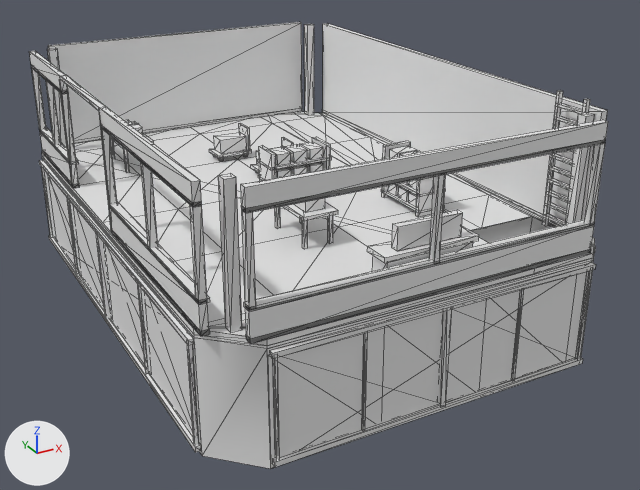
The OBJ model cloudbreak-array-r4/assets/tower-l-1.obj, before and after one commit.
Both versions are drawn from a camera (50 mm lens) standing at (-10.03, -20.32, 8.28) and looking at (0.56, -1.07, -1.34). The axes (+X, +Y, +Z) are drawn at lower left. The lights are the same throughout. The first picture is the older version. Mesh edges are drawn as thin lines. Where no turn or scale is listed for an object, it has been applied to the vertices.

In view in the first picture: 'tower-l-1'.
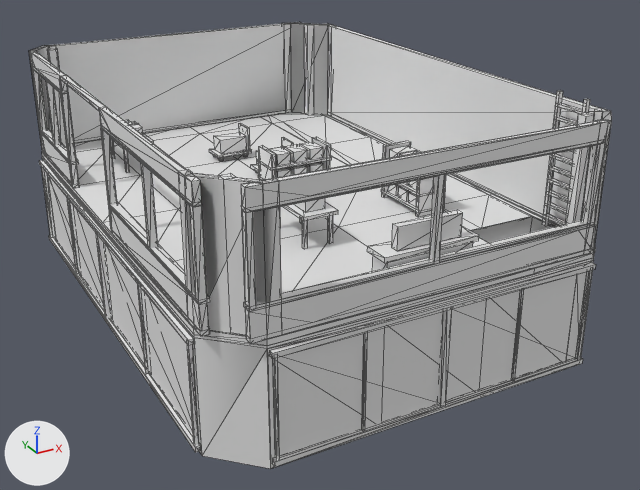
Patch to the scene script:
```diff
--- a/cloudbreak-array-r4/assets/tower-l-1.obj.py
+++ b/cloudbreak-array-r4/assets/tower-l-1.obj.py
@@ me_tower_l_1 @@
 # used by ob_tower_l_1; location = (0.0, 0.0, 0.0)
-me_tower_l_1.from_pydata(...)  # 1419 vertices, 2248 faces; spans x -5.07..5.07, y -7.25..7.25, z -2.97..3.33
+me_tower_l_1.from_pydata(...)  # 1935 vertices, 2837 faces; spans x -5.07..5.07, y -7.25..7.25, z -2.97..3.33
+# me_tower_l_1 part 1: 1 vertex moved within x -4.25, y -7.12, z 0.67; 516 vertices added at x -5.07..5.07, y -7.25..7.25, z -2.85..3.08
```

Where the change shows, as pixel boxes [x1, y1, x2, y2] in the pictures (640 x 490 px):
'tower-l-1', reshaped: before [29, 22, 608, 469]; after [29, 22, 612, 469]
part 1 of me_tower_l_1, built on: before [246, 223, 592, 312]; after [29, 23, 612, 469]
